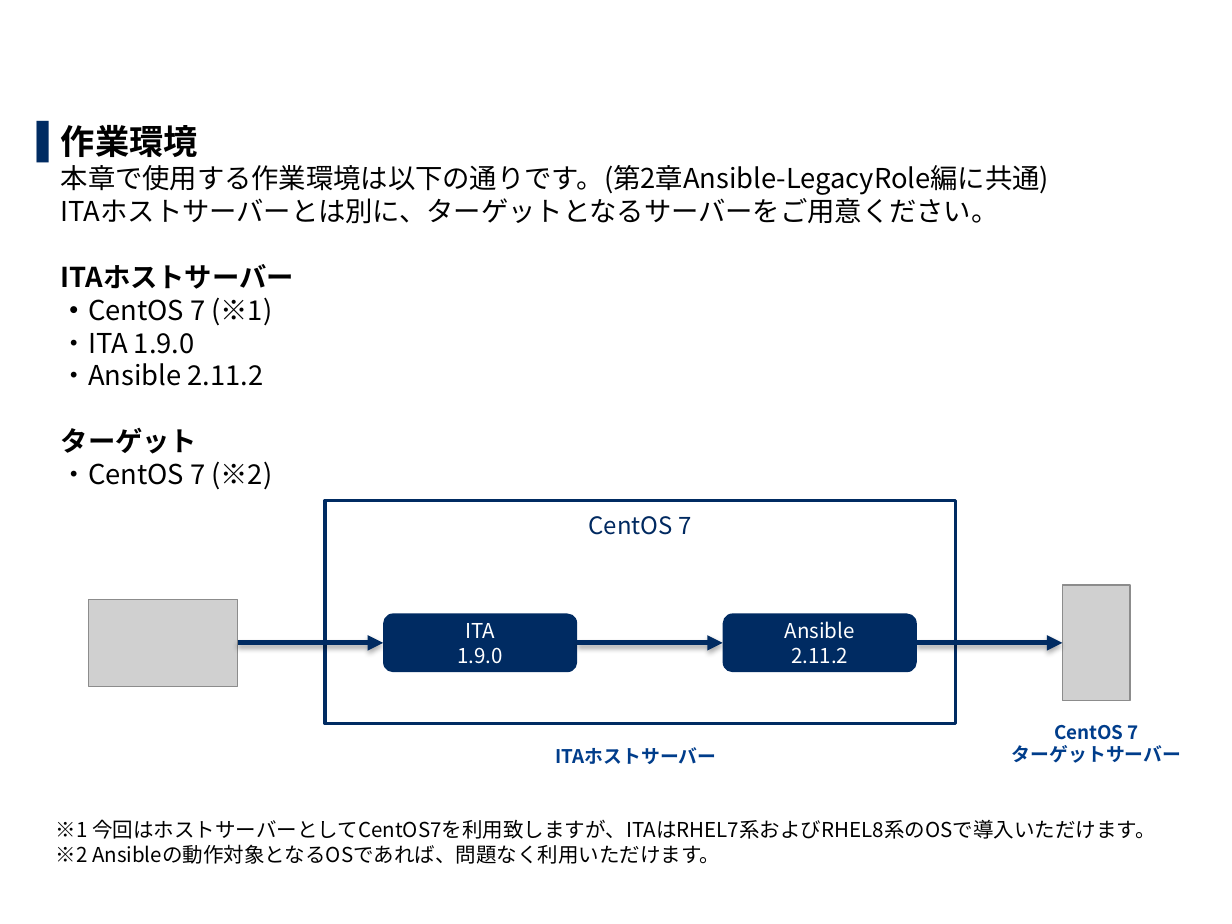
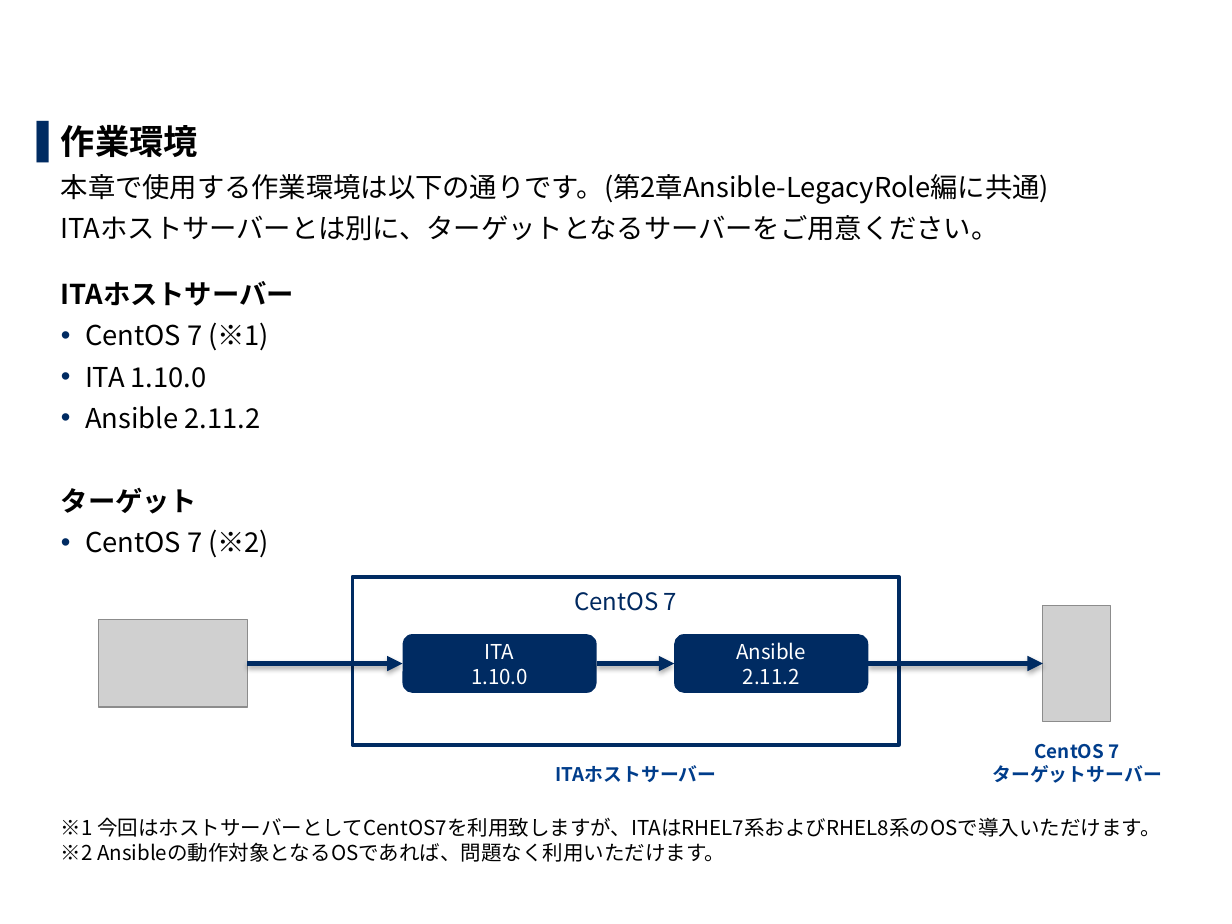
Before and after one commit to exastro-suite/it-automation-docs, a slide deck: slide 5 of asset/Learn_ja/ITA-Ansible-Driver_ja_practice.pptx. Drawn at 1232x924 pixels with LibreOffice and Linux fonts; fonts in the diff are those of the drawing; grey boxes stand for pictures; background and template pictures are left out. Boxes give left, top, right and bottom in pixels: in the first picture for what was removed or moved away, otherwise in the second. Text is boxed around its words. In the diff, an @@ line names an element or a change of style, - is before the commit and + after.

```diff
--- a/asset/Learn_ja/ITA-Ansible-Driver_ja_practice.pptx
+++ b/asset/Learn_ja/ITA-Ansible-Driver_ja_practice.pptx
@@ text at box(61, 125, 1160, 862): text changed @@
-▌ 作業環境
-  本章で使用する作業環境は以下の通りです。(第2章Ansible-LegacyRole編に共通)
-  ITAホストサーバーとは別に、ターゲットとなるサーバーをご用意ください。
-  ITAホストサーバー
-  ・CentOS 7 (※1)
-  ・ITA 1.9.0
-  ・Ansible 2.11.2
-  ターゲット
-  ・CentOS 7 (※2)
+▌ 作業環境
+  本章で使用する作業環境は以下の通りです。(第2章Ansible-LegacyRole編に共通)
+  ITAホストサーバーとは別に、ターゲットとなるサーバーをご用意ください。
+  ITAホストサーバー
+  • CentOS 7 (※1)
+  • ITA 1.10.0
+  • Ansible 2.11.2
+  ターゲット
+  • CentOS 7 (※2)
+  ※1 今回はホストサーバーとしてCentOS7を利用致しますが、ITAはRHEL7系およびRHEL8系のOSで導入いただけます。
+  ※2 Ansibleの動作対象となるOSであれば、問題なく利用いただけます。
@@ rectangle "CentOS 7": place and size @@
-rectangle "CentOS 7" at box(325, 500, 956, 723)
+rectangle "CentOS 7" at box(352, 577, 899, 745)
@@ picture: place and size @@
-picture at box(89, 599, 238, 686)
+picture at box(99, 620, 248, 707)
@@ picture: place and size @@
-picture at box(1062, 585, 1130, 701)
+picture at box(1044, 606, 1111, 722)
@@ rounded rectangle "ITA": place and size @@
-rounded rectangle "ITA" at box(383, 614, 578, 673)
+rounded rectangle "ITA" at box(403, 634, 598, 694)
@@ rounded rectangle "Ansible": place and size @@
-rounded rectangle "Ansible" at box(723, 614, 918, 673)
+rounded rectangle "Ansible" at box(674, 634, 869, 694)
@@ arrow moved from (238, 643) - (383, 643) to (248, 664) - (403, 664) @@
@@ text in rounded rectangle at box(471, 668, 528, 685): text changed @@
-1.9.0
+1.10.0
@@ arrow moved from (577, 643) - (723, 643) to (596, 664) - (674, 664) @@
@@ arrow moved from (917, 643) - (1062, 643) to (869, 664) - (1044, 664) @@
@@ text "CentOS 7 ターゲットサーバー": place and size @@
-text "CentOS 7 ターゲットサーバー" at box(1012, 725, 1182, 763)
+text "CentOS 7 ターゲットサーバー" at box(992, 744, 1162, 783)
@@ text "ITAホストサーバー": place and size @@
-text "ITAホストサーバー" at box(555, 747, 716, 764)
+text "ITAホストサーバー" at box(555, 765, 716, 782)
@@ text removed at box(56, 819, 1155, 864) @@
-※1 今回はホストサーバーとしてCentOS7を利用致しますが、ITAはRHEL7系およびRHEL8系のOSで導入いただけます。
-※2 Ansibleの動作対象となるOSであれば、問題なく利用いただけます。
```
Also in this commit, not shown: 60 other slides changed, 3 slides added, 3 other files.
